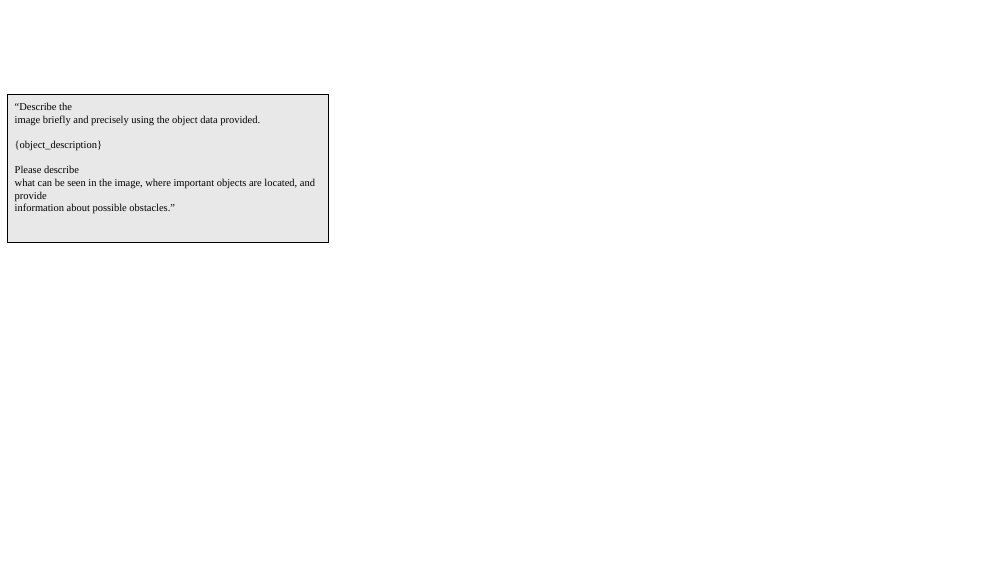
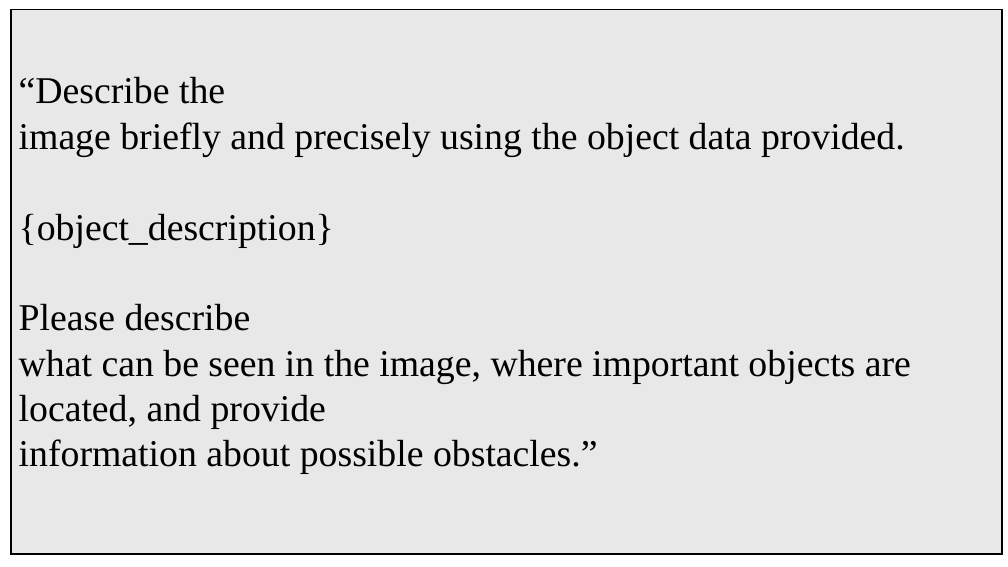
Before and after one commit to TKL01/IEEE-Technology-and-Society-Draft, a slide deck: slide 1 of images/grey_textbox.pptx. Drawn at 1008x567 pixels with LibreOffice and Linux fonts; fonts in the diff are those of the drawing. Boxes give left, top, right and bottom in pixels: in the first picture for what was removed or moved away, otherwise in the second. Text is boxed around its words. In the diff, an @@ line names an element or a change of style, - is before the commit and + after.

```diff
--- a/images/grey_textbox.pptx
+++ b/images/grey_textbox.pptx
@@ rectangle "“Describe the": place and size @@
-rectangle "“Describe the" at [8,95,329,243]
+rectangle "“Describe the" at [11,9,1003,554]
@@ rectangle "“Describe the" at [11,9,1003,554]: size 10 to 36 pt @@
```
Also in this commit, not shown: 16 other files.
